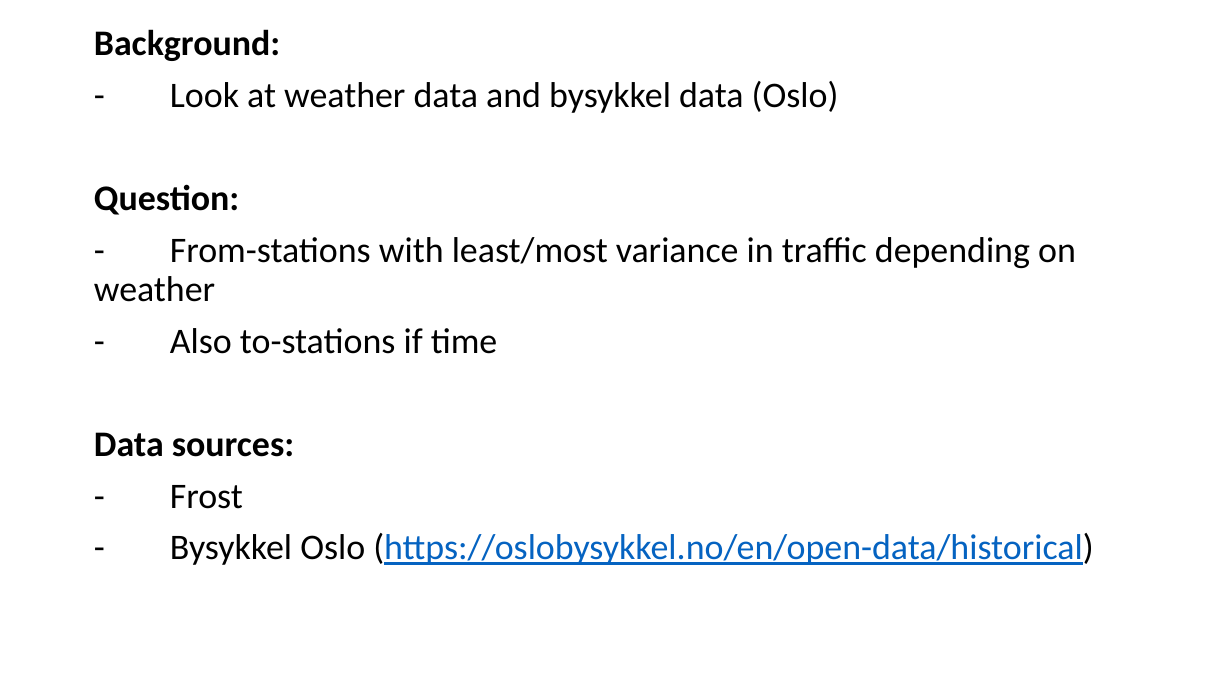
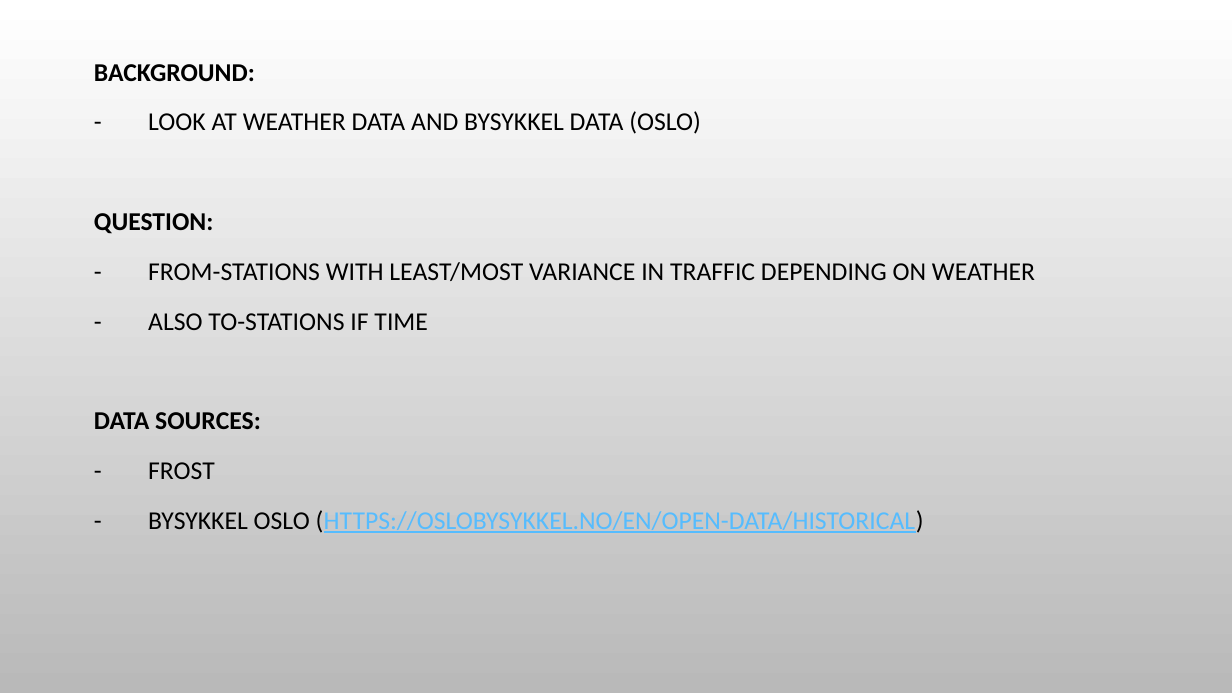
Before and after one commit to tonande02/biking_engineers, a slide deck: slide 2 of _planning_and_organising/Presentation 1.pptx. Drawn at 1232x693 pixels with LibreOffice and Linux fonts; fonts in the diff are those of the drawing; background and template pictures are left out. Boxes give left, top, right and bottom in pixels: in the first picture for what was removed or moved away, otherwise in the second. Text is boxed around its words. In the diff, an @@ line names an element or a change of style, - is before the commit and + after.

Commit message:
edited presentation PP

```diff
--- a/_planning_and_organising/Presentation 1.pptx
+++ b/_planning_and_organising/Presentation 1.pptx
@@ background #FFFFFF to picture (left out) @@
@@ text at (94,64,1035,533): text changed; size 28 to 20 pt @@
-Background:
-- Look at weather data and bysykkel data (Oslo)
-Question:
-- From-stations with least/most variance in traffic depending on weather
-- Also to-stations if time
-Data sources:
-- Frost
-- Bysykkel Oslo (https://oslobysykkel.no/en/open-data/historical)
+BACKGROUND:
+- LOOK AT WEATHER DATA AND BYSYKKEL DATA (OSLO)
+QUESTION:
+- FROM-STATIONS WITH LEAST/MOST VARIANCE IN TRAFFIC DEPENDING ON WEATHER
+- ALSO TO-STATIONS IF TIME
+DATA SOURCES:
+- FROST
+- BYSYKKEL OSLO (HTTPS://OSLOBYSYKKEL.NO/EN/OPEN-DATA/HISTORICAL)
```
Also in this commit, not shown: 3 other slides changed, 3 slides added, 2 slides removed.
